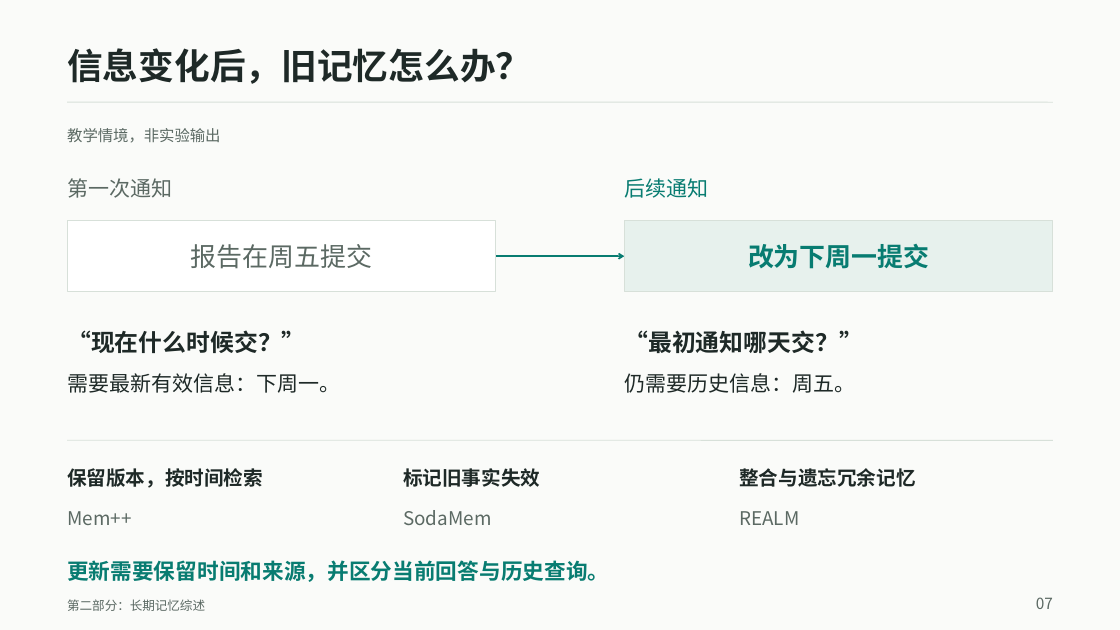
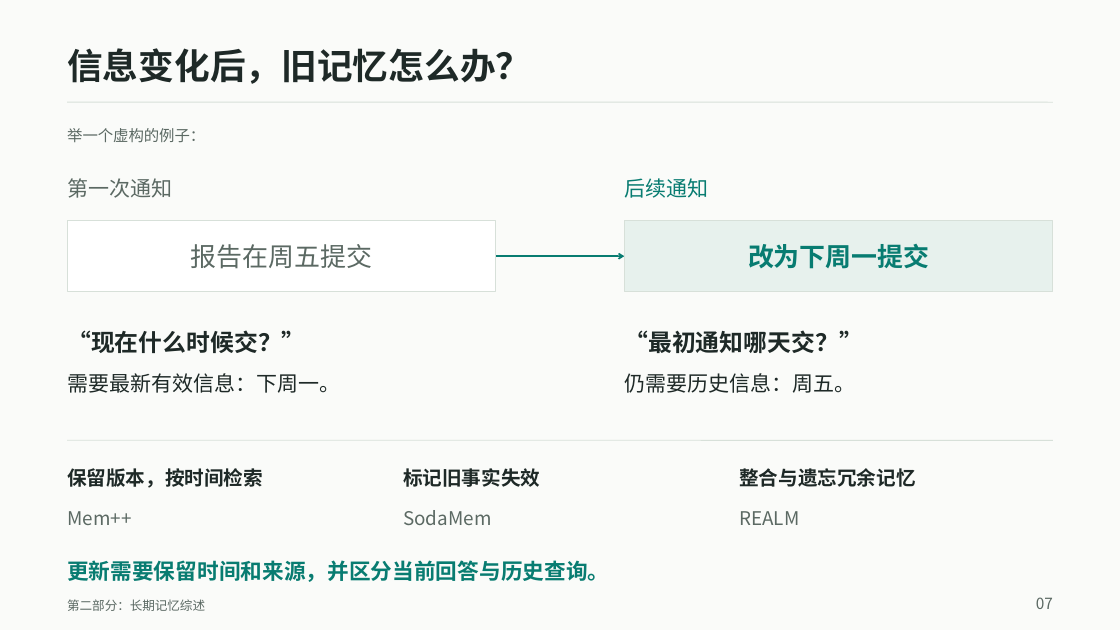
Before and after one commit to JiaweiWangi/agent-memory-survey, a slide deck: slide 7 of slides/output/long_term_memory_course_astra.pptx. Drawn at 1120x630 pixels with LibreOffice and Linux fonts; fonts in the diff are those of the drawing. Boxes give left, top, right and bottom in pixels: in the first picture for what was removed or moved away, otherwise in the second. Text is boxed around its words. In the diff, an @@ line names an element or a change of style, - is before the commit and + after.

Commit message:
docs(slides): 按评审意见调整三处措辞并补充备注口径
页面改动（仅措辞，字数不变，排版不动）：
- 第 1 页 小标签「教学情境，非实验输出」→「一个易懂的例子是：」
- 第 4 页 小标签「教学例子」→「举个例子」
- 第 7 页 小标签「教学情境，非实验输出」→「举一个虚构的例子：」

动机：原措辞读起来像自我辩解，不像在跟同学分享内容。

备注补充（观众不可见）：
- 第 1、7 页备注末尾各加一行「口径提醒」，说明页面上举的例子是虚构的
  教学情境，既不是论文数据集也不是本系统实测输出，并给出被追问时的
  口头补充话术。这样页面保持分享口吻，同时不丢免责信息。

其余 9 页文字、12 页备注、既有批注均未改动。

```diff
--- a/slides/output/long_term_memory_course_astra.pptx
+++ b/slides/output/long_term_memory_course_astra.pptx
@@ text at [67, 128, 205, 142]: text changed @@
-教学情境，非实验输出
+举一个虚构的例子：
```
Also in this commit, not shown: 4 other slides changed.
